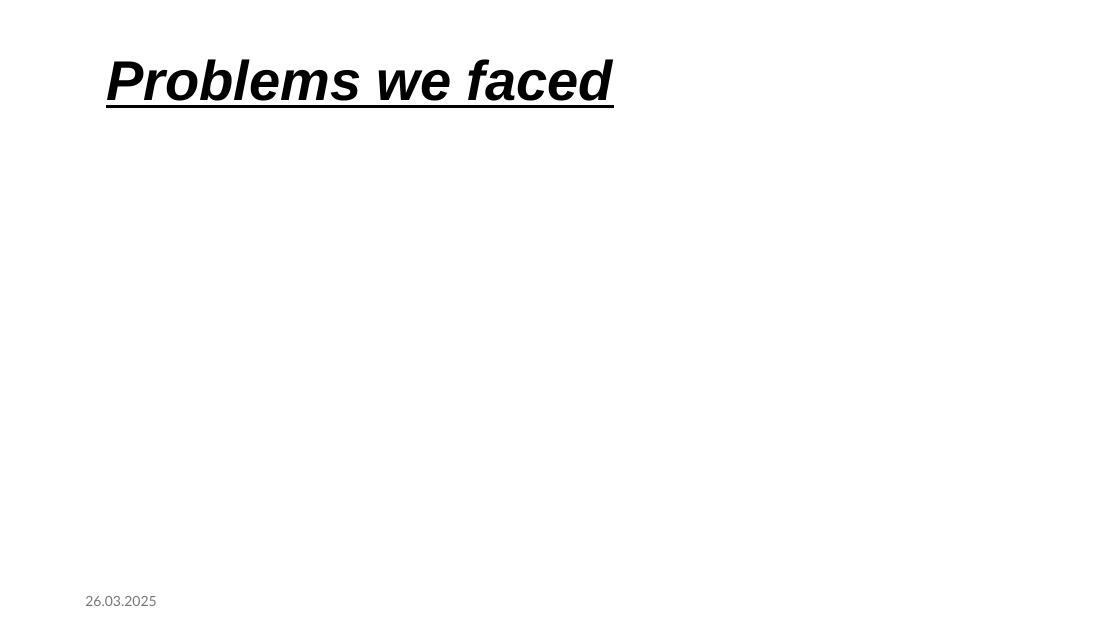
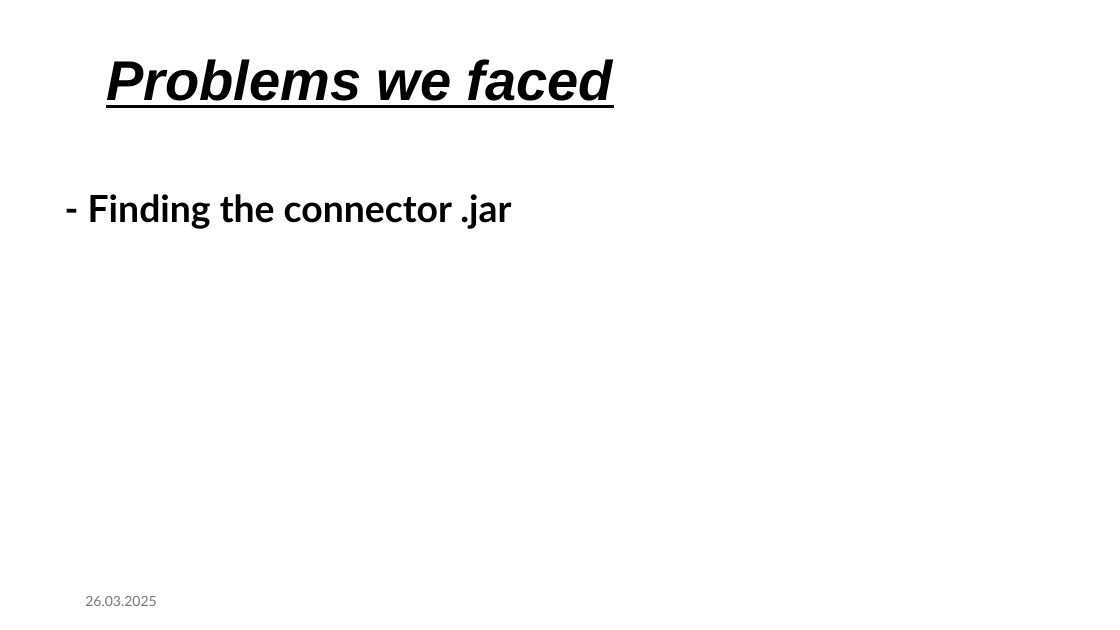
Before and after one commit to pcamarillor/P2025_ESI3914N, a slide deck: slide 10 of spark_cluster/notebooks/examples/tarea_NoSQL.pptx (slide 7 before the commit). Drawn at 1120x630 pixels with LibreOffice and Linux fonts; fonts in the diff are those of the drawing. Boxes give left, top, right and bottom in pixels: in the first picture for what was removed or moved away, otherwise in the second. Text is boxed around its words. In the diff, an @@ line names an element or a change of style, - is before the commit and + after.

```diff
--- a/spark_cluster/notebooks/examples/tarea_NoSQL.pptx
+++ b/spark_cluster/notebooks/examples/tarea_NoSQL.pptx
@@ text added at [88, 194, 511, 229], 32 pt, text #000000, bold @@
+- Finding the connector .jar
```
Also in this commit, not shown: 2 other slides changed, 3 slides added, 3 other files.
